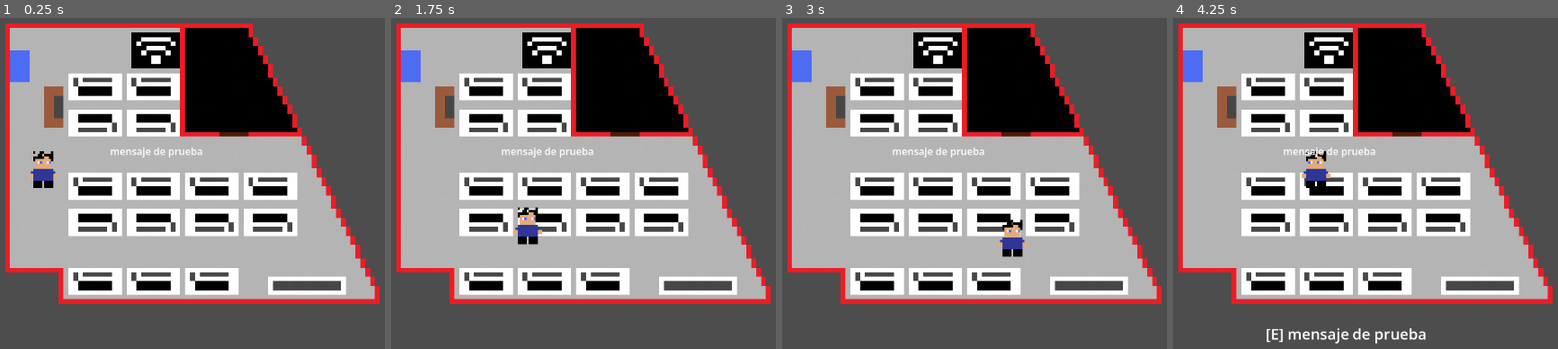
Above: before the commit, frames 1-4 (left to right).
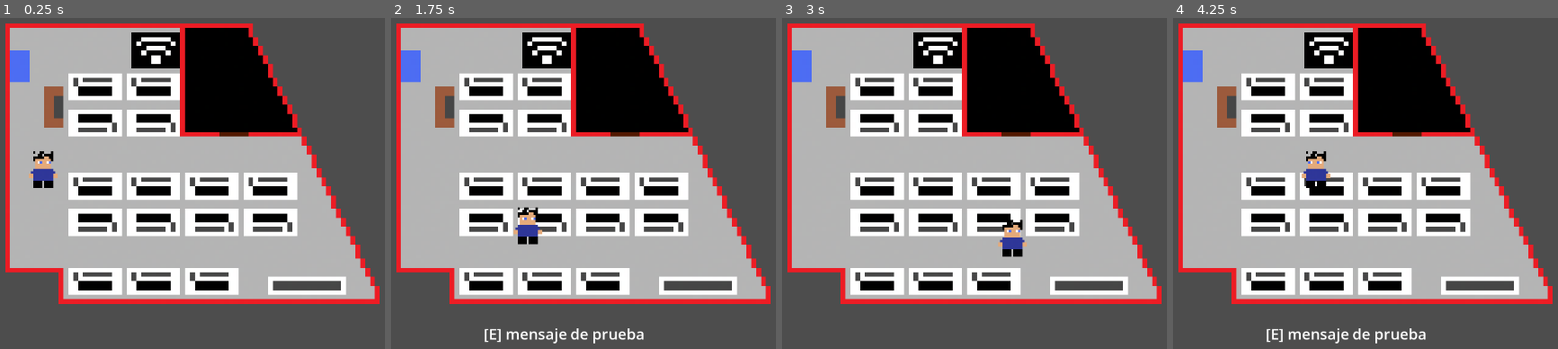
Above: after the commit, the same moments.

Repository: Instituto-Politecnico-Modelo/Four-Nights-At-Marinelli-s
Game: Godot game, scene res://niveles/nivel1.tscn
Two runs of this game, one before a commit and one after it. Both use one fixed random seed, a clock stepped at 60 frames per second and the inputs below.
Inputs:
- Up to frame 1 (0.25 s): no input
- Up to frame 2 (1.75 s): tap Enter at 0.5 s; hold Right (mover_derecha) 0.53-1.28 s; hold E (interactuar) 0.53-1.28 s; hold Down (mover_abajo) from 1.28 s (still down); tap E (interactuar) at 1.35 s
- Up to frame 3 (3 s): release Down (mover_abajo) at 2.03 s; hold Right (mover_derecha) 2.03-2.78 s; hold E (interactuar) 2.03-2.78 s; hold Up (mover_arriba) from 2.78 s (still down); tap E (interactuar) at 2.85 s
- Up to frame 4 (4.25 s): release Up (mover_arriba) at 3.53 s; hold Left (mover_izquierda) from 3.53 s (still down); hold E (interactuar) from 3.53 s (still down)

The runs differ from the first frame. In frame 1, 0.2% of the frame differs, in the area x 28-53%, y 39-43%; in frame 2, 0.9%, in the area x 24-66%, y 39-99%; in frame 3, 0.2%; in frame 4, 0.2%.

Commit message:
feat: sistema de interaccion generico (InteractorComponent + InteractableComponent)

Diff:
--- a/new-game-project/niveles/nivel1.tscn
+++ b/new-game-project/niveles/nivel1.tscn
@@ -19,7 +19,7 @@
 [node name="Charlie" parent="." unique_id=41655106 instance=ExtResource("2_re0in")]
 position = Vector2(368, 363)
 
-[node name="InteractuablePrueba" type="Area2D" parent="."]
+[node name="InteractuablePrueba" type="Area2D" parent="." unique_id=781916745]
 position = Vector2(550, 363)
 collision_layer = 16
 collision_mask = 0
@@ -27,15 +27,7 @@
 script = ExtResource("3_interactuable")
 texto_interaccion = "mensaje de prueba"
 
-[node name="CollisionShape2D" type="CollisionShape2D" parent="InteractuablePrueba"]
+[node name="CollisionShape2D" type="CollisionShape2D" parent="InteractuablePrueba" unique_id=1403359091]
 shape = SubResource("CircleShape2D_prueba")
 
-[node name="Etiqueta" type="Label" parent="InteractuablePrueba"]
-offset_left = -80.0
-offset_top = -60.0
-offset_right = 80.0
-offset_bottom = -30.0
-horizontal_alignment = 1
-text = "mensaje de prueba"
-
-[node name="InteractionPrompt" parent="." instance=ExtResource("4_prompt")]
+[node name="InteractionPrompt" parent="." unique_id=1269442710 instance=ExtResource("4_prompt")]
--- a/new-game-project/personajes/charlie/charlie.tscn
+++ b/new-game-project/personajes/charlie/charlie.tscn
@@ -3,13 +3,13 @@
 [ext_resource type="Texture2D" uid="uid://cmjglko8bl505" path="res://assests/charlieDerecha.png" id="1_derecha"]
 [ext_resource type="Texture2D" uid="uid://4r7v8n5gw6gm" path="res://assests/charlieIzquierda.png" id="2_izquierda"]
 [ext_resource type="Script" uid="uid://dbb8u8jcyd6xq" path="res://personajes/charlie/componentes/movement_component.gd" id="3_movimiento"]
-[ext_resource type="Script" path="res://personajes/charlie/componentes/interactor_component.gd" id="4_interactor"]
+[ext_resource type="Script" uid="uid://167384ghfdyj" path="res://personajes/charlie/componentes/interactor_component.gd" id="4_interactor"]
 
 [sub_resource type="CapsuleShape2D" id="CapsuleShape2D_v3ogq"]
 height = 64.0
 
 [sub_resource type="CircleShape2D" id="CircleShape2D_interactor"]
-radius = 100.0
+radius = 74.0
 
 [node name="Charlie" type="CharacterBody2D" unique_id=41655106]
 scale = Vector2(0.5, 0.5)
@@ -32,10 +32,11 @@
 textura_derecha = ExtResource("1_derecha")
 textura_izquierda = ExtResource("2_izquierda")
 
-[node name="InteractorComponent" type="Area2D" parent="."]
+[node name="InteractorComponent" type="Area2D" parent="." unique_id=544945970]
 collision_layer = 0
 collision_mask = 16
 script = ExtResource("4_interactor")
 
-[node name="CollisionShape2D" type="CollisionShape2D" parent="InteractorComponent"]
+[node name="CollisionShape2D" type="CollisionShape2D" parent="InteractorComponent" unique_id=459877454]
+position = Vector2(0, -34)
 shape = SubResource("CircleShape2D_interactor")
Not shown, added: new-game-project/interactuables/interactable_component.gd.uid
Not shown: 1 places in new-game-project/niveles/nivel1.tscn that only renumber resources
Not shown, added: new-game-project/personajes/charlie/componentes/interactor_component.gd.uid
Not shown, added: new-game-project/ui/interaction_prompt/interaction_prompt.gd.uid
Not shown: 1 places in new-game-project/ui/interaction_prompt/interaction_prompt.tscn that only renumber resources
